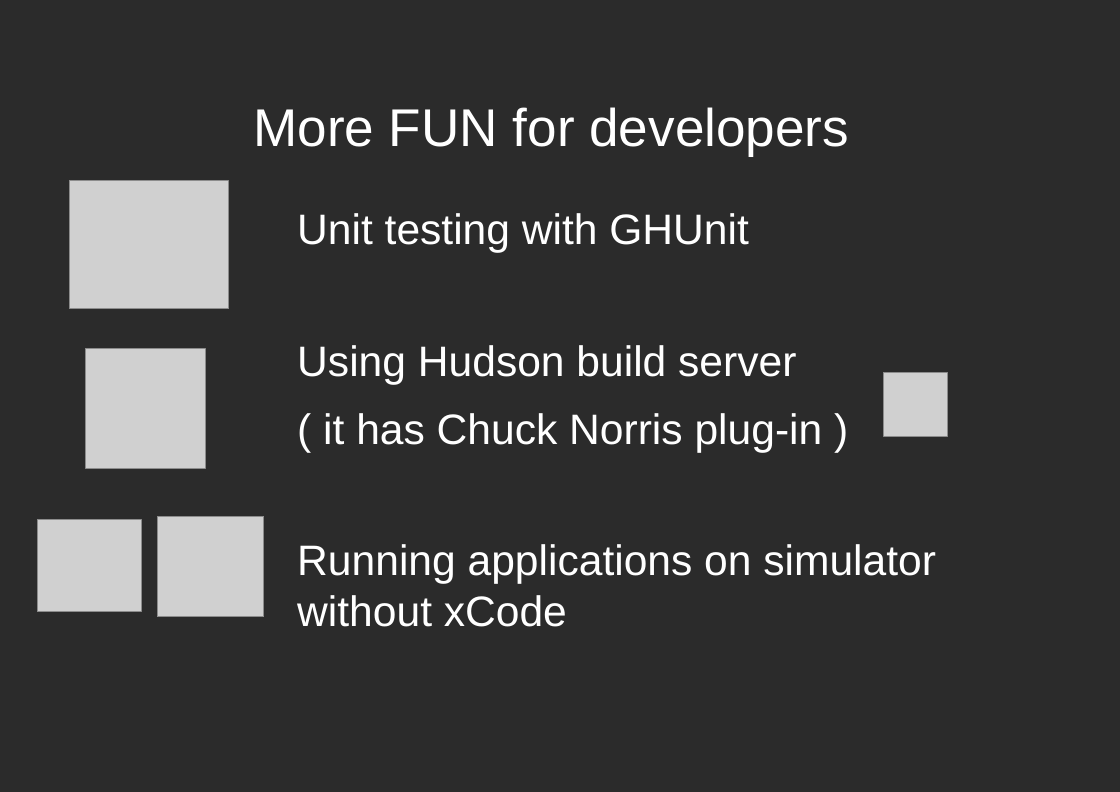
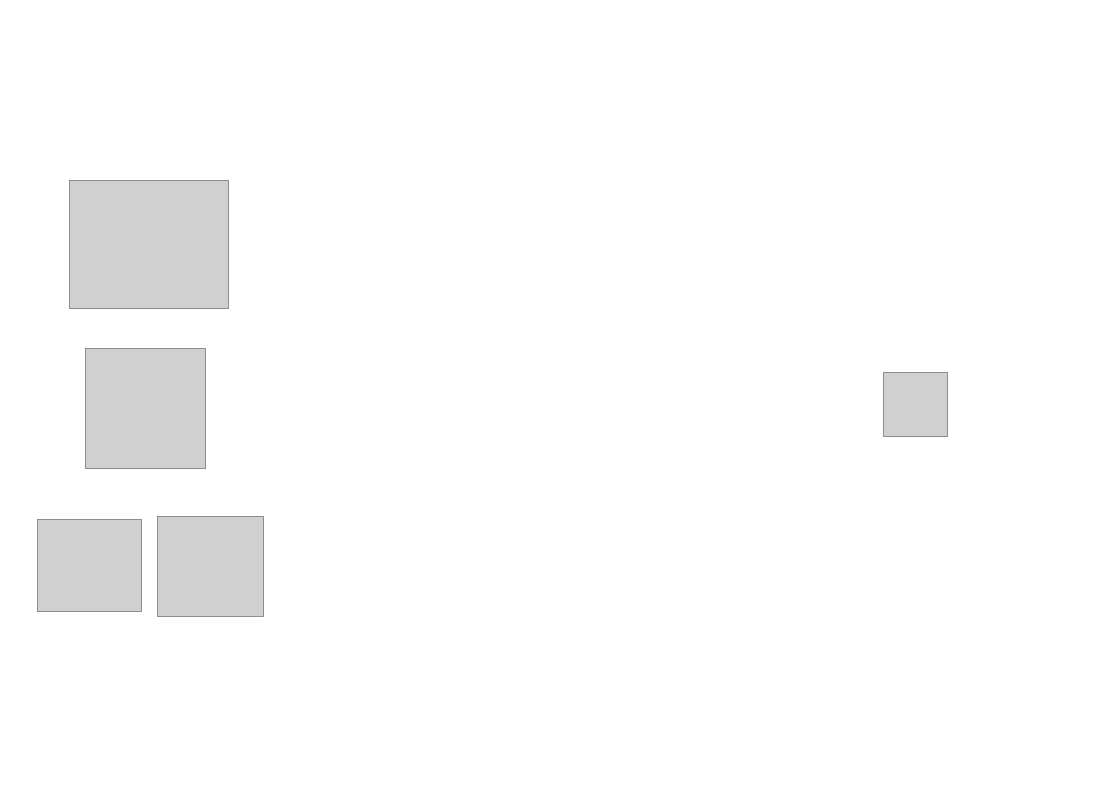
Before and after one commit to dodikk/iOS-articles, a slide deck: slide 3 of 3-iContiniousIntegration/ciPresentation.odp. Drawn at 1120x792 pixels with LibreOffice and Linux fonts; fonts in the diff are those of the drawing; grey boxes stand for pictures; background and template pictures are left out; a plain dark background stands for a picture behind light text. Boxes give left, top, right and bottom in pixels: in the first picture for what was removed or moved away, otherwise in the second. Text is boxed around its words. In the diff, an @@ line names an element or a change of style, - is before the commit and + after.

```diff
--- a/3-iContiniousIntegration/ciPresentation.odp
+++ b/3-iContiniousIntegration/ciPresentation.odp
@@ background picture (left out) to #FFFFFF @@
@@ title removed at (253, 107, 849, 157) @@
-More FUN for developers
@@ text removed at (297, 213, 936, 627) @@
-Unit testing with GHUnit
-Using Hudson build server
-( it has Chuck Norris plug-in )
-Running applications on simulator without xCode
```
Also in this commit, not shown: 12 other slides changed, 1 slide added, 1 slide removed, 3 other files.
